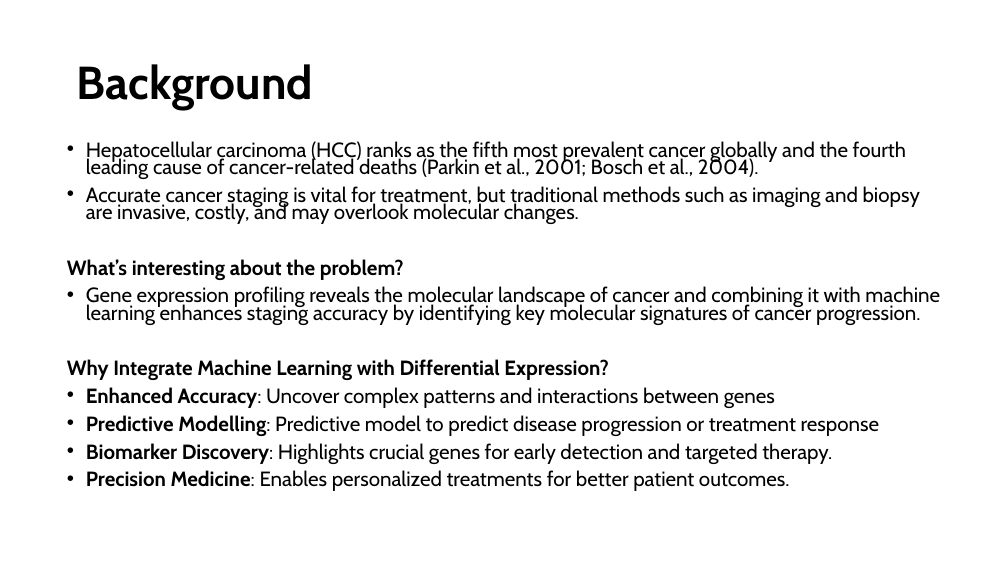
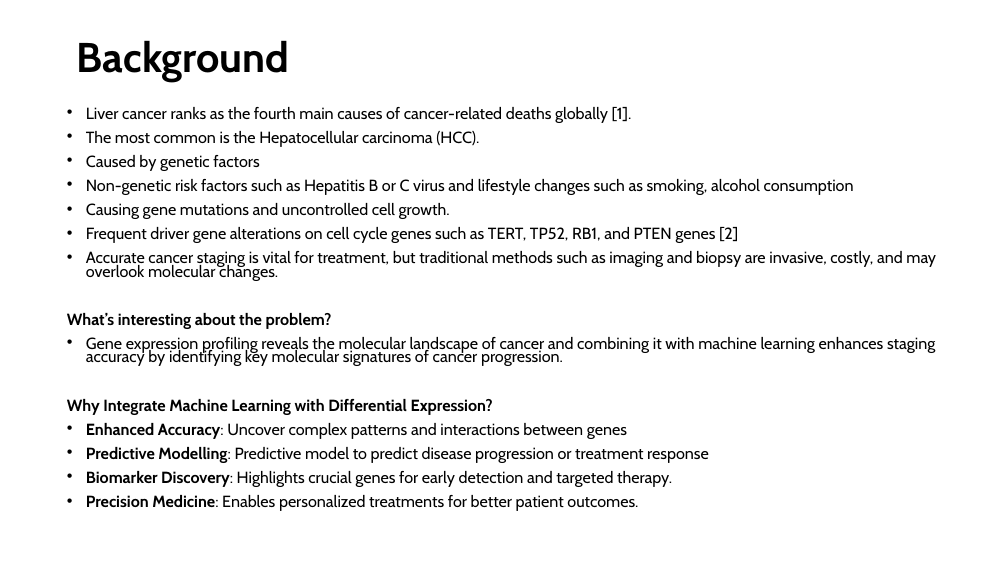
Before and after one commit to Chygos/hackbio-cancer-internship, a slide deck: slide 3 of stage5/hackbio_stage5_pitch.pptx. Drawn at 1008x567 pixels with LibreOffice and Linux fonts; fonts in the diff are those of the drawing. Boxes give left, top, right and bottom in pixels: in the first picture for what was removed or moved away, otherwise in the second. Text is boxed around its words. In the diff, an @@ line names an element or a change of style, - is before the commit and + after.

```diff
--- a/stage5/hackbio_stage5_pitch.pptx
+++ b/stage5/hackbio_stage5_pitch.pptx
@@ title "Background" at [77, 40, 290, 82]: size 44 to 39.6 pt @@
@@ text "Liver cancer ranks as the ...": place and size @@
-text "Liver cancer ranks as the ..." at [67, 141, 940, 491]
+text "Liver cancer ranks as the ..." at [67, 107, 936, 511]
@@ text at [86, 107, 854, 243]: text changed; size 19.6 to 15.4 pt @@
-• Hepatocellular carcinoma (HCC) ranks as the fifth most prevalent cancer globally and the fourth leading cause of cancer-related deaths (Parkin et al., 2001; Bosch et al., 2004).
+• Liver cancer ranks as the fourth main causes of cancer-related deaths globally [1].
+• The most common is the Hepatocellular carcinoma (HCC).
+• Caused by genetic factors
+• Non-genetic risk factors such as Hepatitis B or C virus and lifestyle changes such as smoking, alcohol consumption
+• Causing gene mutations and uncontrolled cell growth.
+• Frequent driver gene alterations on cell cycle genes such as TERT, TP52, RB1, and PTEN genes [2]
@@ text at [67, 251, 936, 511]: size 19.6 to 15.4 pt in "Accurate cancer staging is vital for treatment, ...", "What’s interesting about the problem?", "Gene expression profiling reveals the molecular landscape ...", "Why Integrate Machine Learning with Differential Expression?" and 4 more places @@
```
Also in this commit, not shown: 1 other slide changed.
